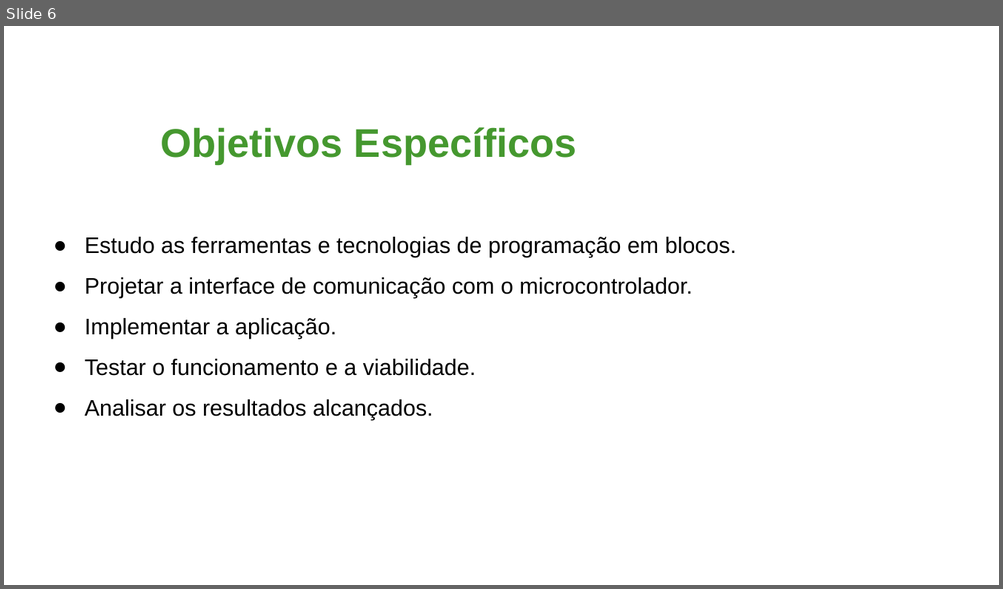
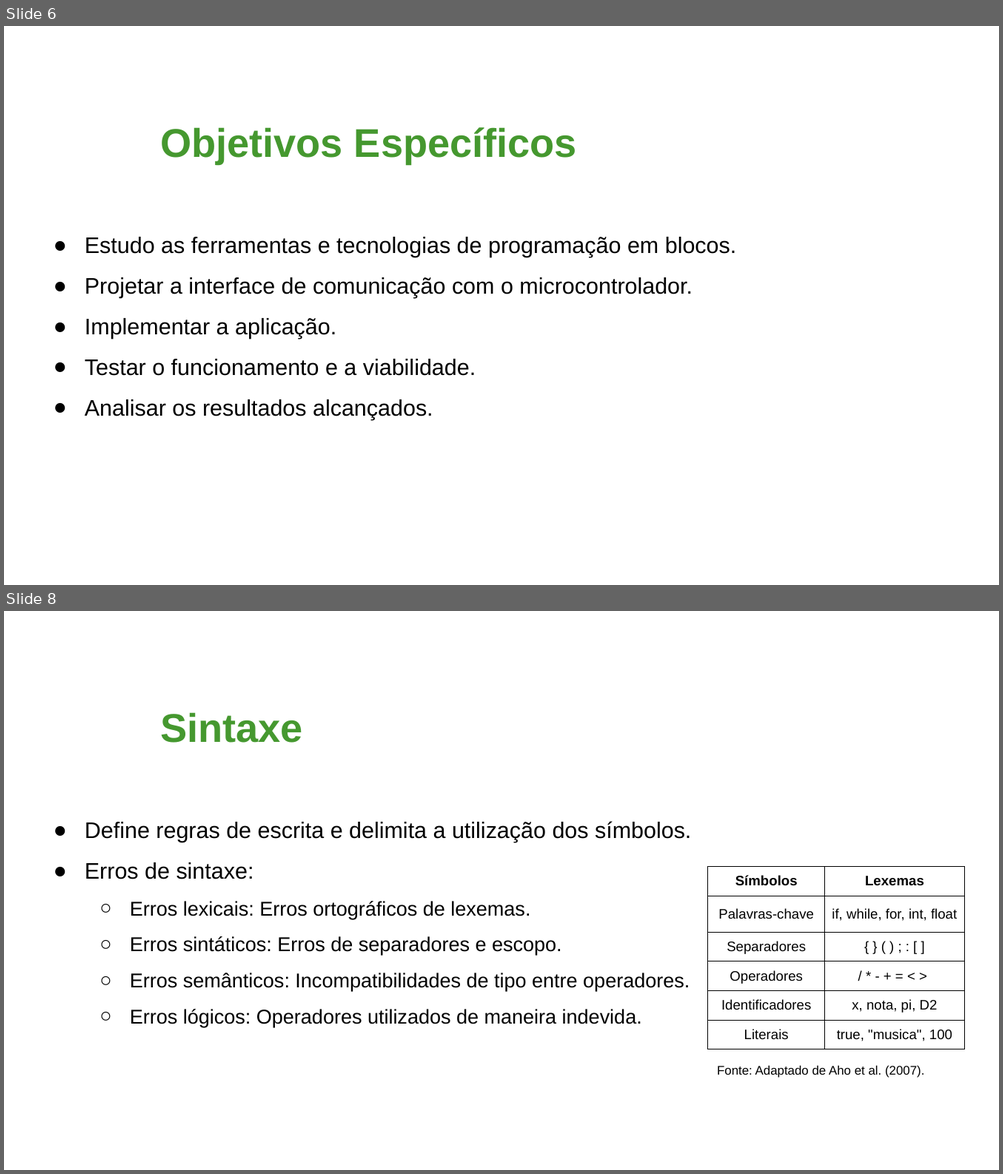
Before and after one commit to NycolasAbreu/Buggy_TCC, a slide deck: Slides TCC.pptx. Shown one above the other, each under a label of ours: slide 6 before the commit, slides 6 and 8 after it; the slides between them are not shown. The pictures are 1003x589 and 1003x1174 pixels, drawn with LibreOffice and Linux fonts; fonts in the diff are those of the drawing; background and template pictures are left out. Boxes give left, top, right and bottom in pixels: in the first picture for what was removed or moved away, otherwise in the second. Text is boxed around its words. In the diff, an @@ line names an element or a change of style, - is before the commit and + after.

```diff
--- a/Slides TCC.pptx
+++ b/Slides TCC.pptx
@@ slide 8 added at bbox=[4, 611, 999, 1170], background picture (left out) @@
@@ title added at bbox=[160, 712, 303, 743], 32 pt, text #45982F, bold @@
+Sintaxe
@@ text added at bbox=[85, 821, 691, 1028], 16 pt, text #000000 @@
+● Define regras de escrita e delimita a utilização dos símbolos.
+● Erros de sintaxe:
+  ○ Erros lexicais: Erros ortográficos de lexemas.
+  ○ Erros sintáticos: Erros de separadores e escopo.
+  ○ Erros semânticos: Incompatibilidades de tipo entre operadores.
+  ○ Erros lógicos: Operadores utilizados de maneira indevida.
@@ table added at bbox=[708, 866, 965, 1162], 6 rows, 2 columns @@
+Símbolos | Lexemas
+Palavras-chave | if, while, for, int, float
+Separadores | { } ( ) ; : [ ]
+Operadores | / * - + = < >
+Identificadores | x, nota, pi, D2
+Literais | true, "musica", 100
@@ text added at bbox=[717, 1065, 925, 1078], 10 pt, text #000000 @@
+Fonte: Adaptado de Aho et al. (2007).
```
Also in this commit, not shown: 1 slide changed, 3 other slides added, 1 slide removed.
